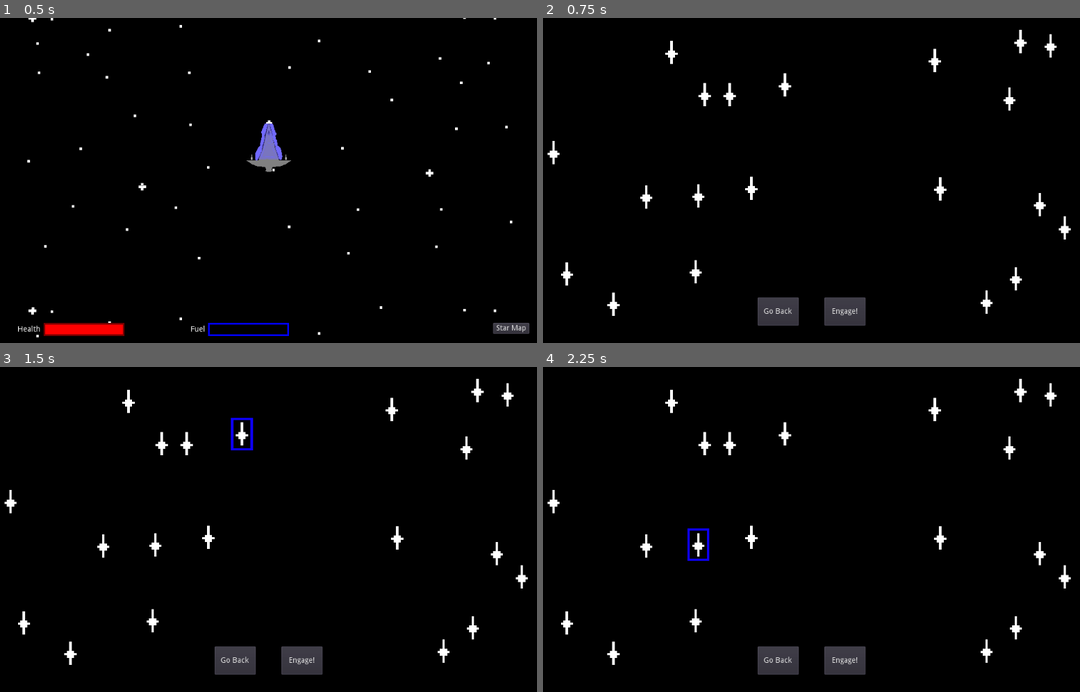
Above: before the commit, frames 1-4 (two rows, left to right).
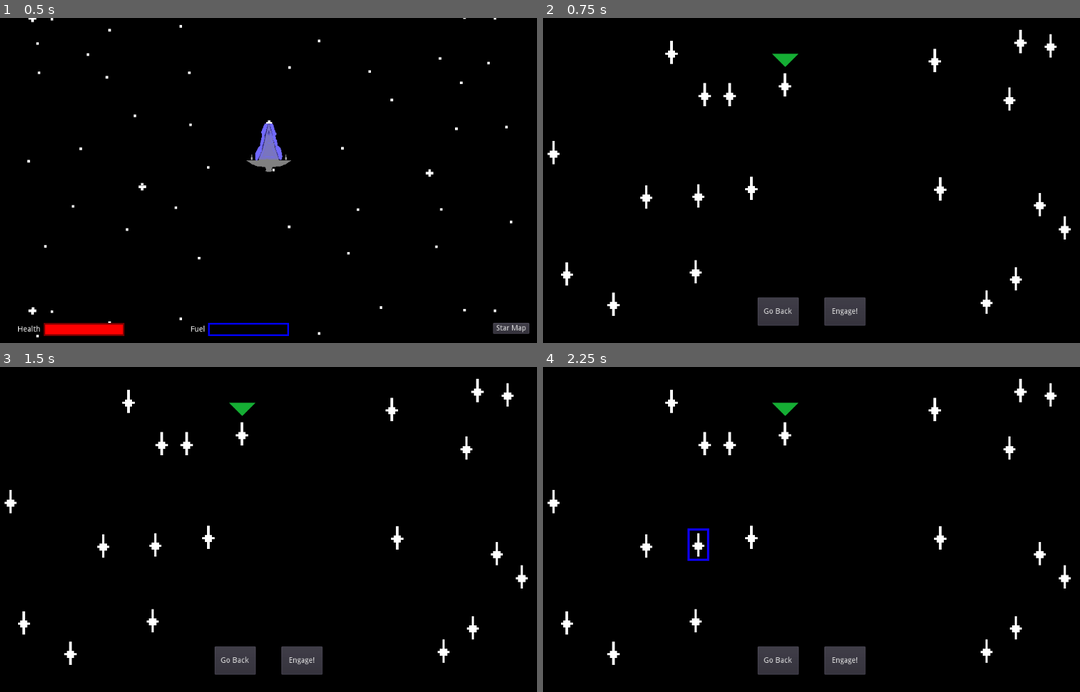
Above: after the commit, the same moments.

Repository: jlpatter/GodotSpaceShooter
Game: Godot game, scene res://src/Levels/Level1.tscn
Two runs of this game, one before a commit and one after it. Both use one fixed random seed, a clock stepped at 60 frames per second and the inputs below. The project has no main scene, so this scene is started directly.
Inputs (mouse positions are in pixels of both pictures, inside the frame that each line leads up to):
- Up to frame 1 (0.5 s): no input
- Up to frame 2 (0.75 s): click "Star Map" at 0.5 s
- Up to frame 3 (1.5 s): click (241, 435) at 1.25 s
- Up to frame 4 (2.25 s): click (698, 545) at 2.02 s

Frame 1 is identical in both runs. In frame 2, 0.1% of the frame differs, in the area x 42-48%, y 10-15%; in frame 3, 0.3%, in the area x 42-48%, y 10-26%; in frame 4, 0.1%.

Commit message:
Added current location to star map

Diff:
--- /dev/null
+++ b/src/Levels/CurrentPointer.tscn
@@ -0,0 +1,5 @@
+[gd_scene format=2]
+
+[node name="CurrentPointer" type="Polygon2D"]
+color = Color( 0.0862745, 0.686275, 0.207843, 1 )
+polygon = PoolVector2Array( 25, 0, -25, 0, 0, 25 )
--- a/src/Levels/DestinationMarker.gd
+++ b/src/Levels/DestinationMarker.gd
@@ -1,4 +1,6 @@
 extends TextureButton
+
+var is_current = false
 
 func inside_of(var ui_element):
 	var output = rect_position.x + rect_size.x >= ui_element.rect_position.x
@@ -15,6 +17,9 @@
 
 func _on_DestinationMarker_toggled(button_pressed):
 	if button_pressed:
-		for c in get_parent().get_children():
-			if c != self and c.pressed:
-				c.pressed = false
+		if is_current:
+			pressed = false
+		else:
+			for c in get_parent().get_children():
+				if c != self and c.pressed:
+					c.pressed = false
--- a/src/Levels/Map.gd
+++ b/src/Levels/Map.gd
@@ -13,6 +13,10 @@
 			x_loc = GlobalVariables.rng.randf() * (rect_size.x - dest_marker.rect_size.x)
 			y_loc = GlobalVariables.rng.randf() * (rect_size.y - dest_marker.rect_size.y)
 			dest_marker.rect_position = Vector2(x_loc, y_loc)
+		if i == 0:
+			dest_marker.is_current = true
+			$CurrentPointer.position.x = dest_marker.rect_position.x + dest_marker.rect_size.x / 2.0 + 2.5
+			$CurrentPointer.position.y = dest_marker.rect_position.y - 15.0
 
 func _on_EngageButton_pressed():
 	var pressed_destinations = []
--- a/src/Levels/Map.tscn
+++ b/src/Levels/Map.tscn
@@ -1,5 +1,6 @@
-[gd_scene load_steps=2 format=2]
+[gd_scene load_steps=3 format=2]
 
+[ext_resource path="res://src/Levels/CurrentPointer.tscn" type="PackedScene" id=1]
 [ext_resource path="res://src/Levels/Map.gd" type="Script" id=4]
 
 [node name="Map" type="Control"]
@@ -83,5 +84,8 @@
 "_edit_use_anchors_": false
 }
 
+[node name="CurrentPointer" parent="." instance=ExtResource( 1 )]
+position = Vector2( 341.752, 276.827 )
+
 [connection signal="pressed" from="EngageButton" to="." method="_on_EngageButton_pressed"]
 [connection signal="pressed" from="GoBackButton" to="." method="_on_GoBackButton_pressed"]
